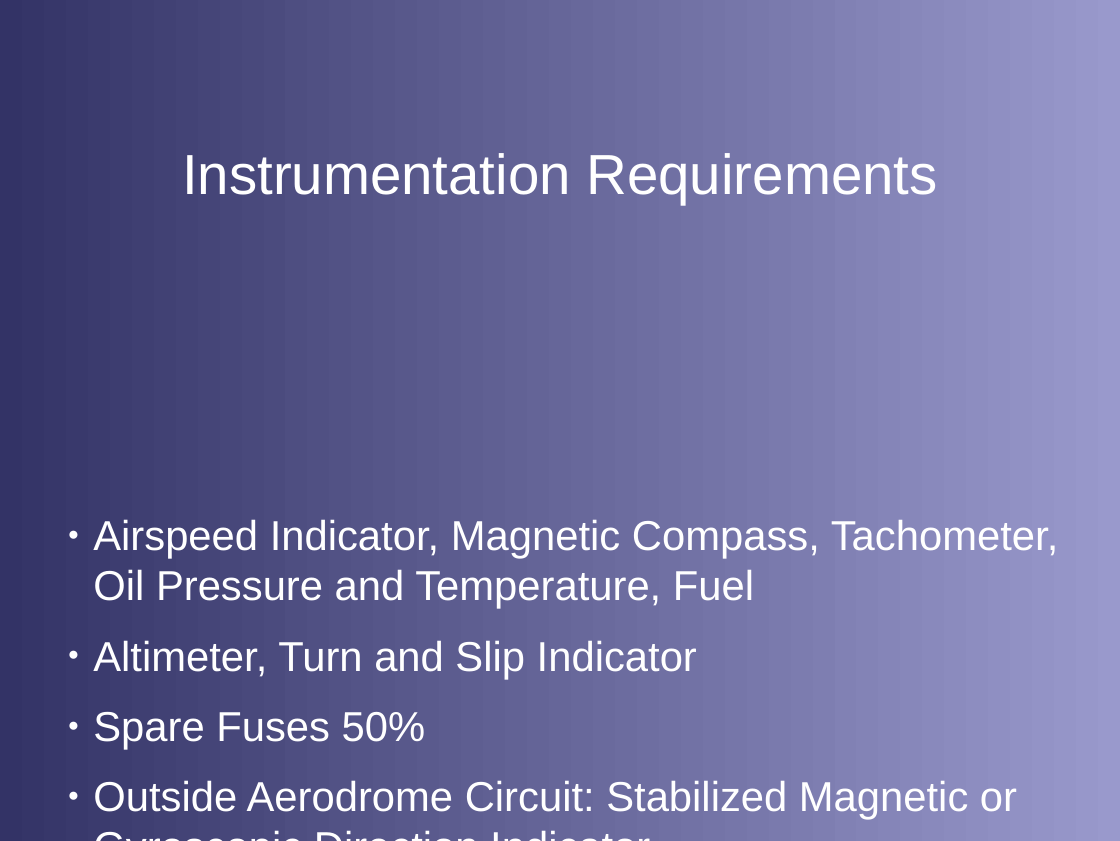
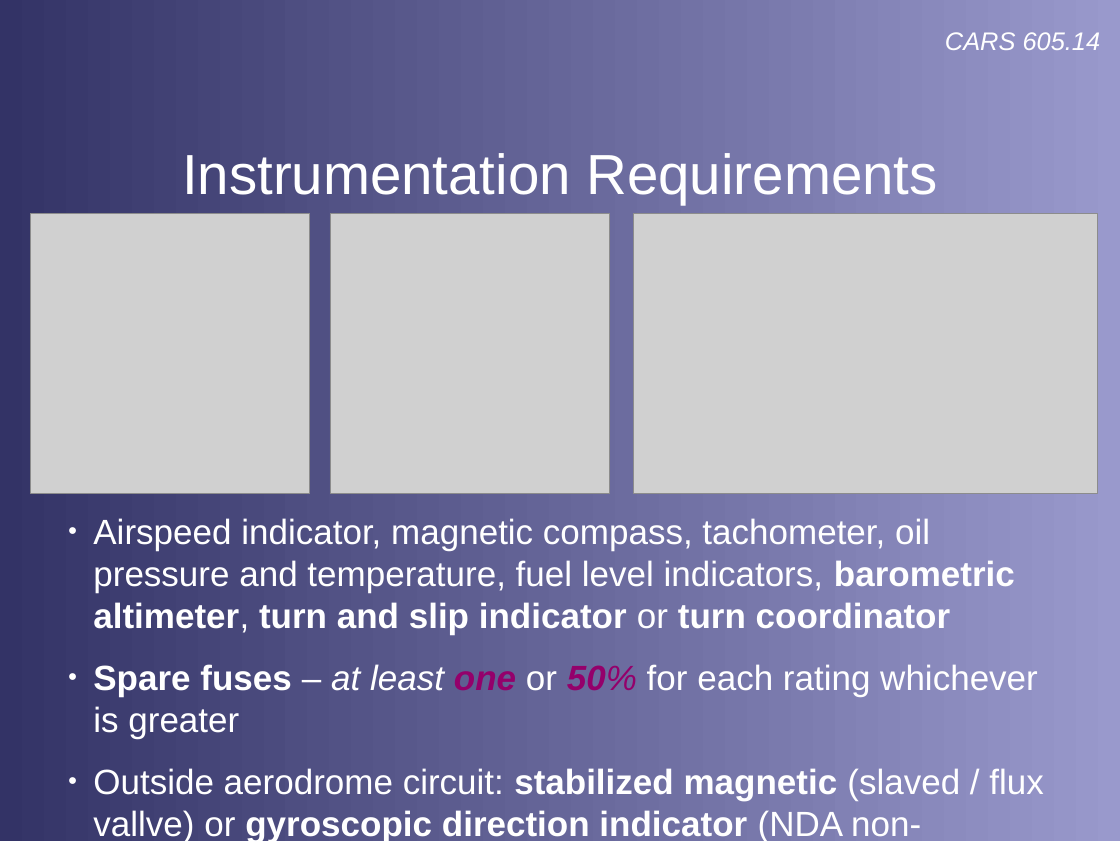
Before and after one commit to stephanheinemann/flight, a slide deck: slide 6 of FI/NightFlying/NightFlying.odp. Drawn at 1120x841 pixels with LibreOffice and Linux fonts; fonts in the diff are those of the drawing; grey boxes stand for pictures; background and template pictures are left out. Boxes give left, top, right and bottom in pixels: in the first picture for what was removed or moved away, otherwise in the second. Text is boxed around its words. In the diff, an @@ line names an element or a change of style, - is before the commit and + after.

```diff
--- a/FI/NightFlying/NightFlying.odp
+++ b/FI/NightFlying/NightFlying.odp
@@ text added at <box>945,32,1101,50</box>, 18 pt, text #FFFFFF, italic @@
+CARS 605.14
@@ picture added at <box>30,213,310,493</box> @@
@@ picture added at <box>330,213,610,493</box> @@
@@ picture added at <box>633,213,1098,493</box> @@
@@ text at <box>93,518,1044,841</box>: text changed; size 29.6 to 24.8 pt @@
-● Airspeed Indicator, Magnetic Compass, Tachometer, Oil Pressure and Temperature, Fuel
-● Altimeter, Turn and Slip Indicator
-● Spare Fuses 50%
-● Outside Aerodrome Circuit: Stabilized Magnetic or Gyroscopic Direction Indicator
+● Airspeed indicator, magnetic compass, tachometer, oil pressure and temperature, fuel level indicators, barometric altimeter, turn and slip indicator or turn coordinator
+● Spare fuses – at least one or 50% for each rating whichever is greater
+● Outside aerodrome circuit: stabilized magnetic (slaved / flux vallve) or gyroscopic direction indicator (NDA non-magnetic)
```
Also in this commit, not shown: 5 other slides changed, 2 slides added, 2 slides removed, 10 other files.
